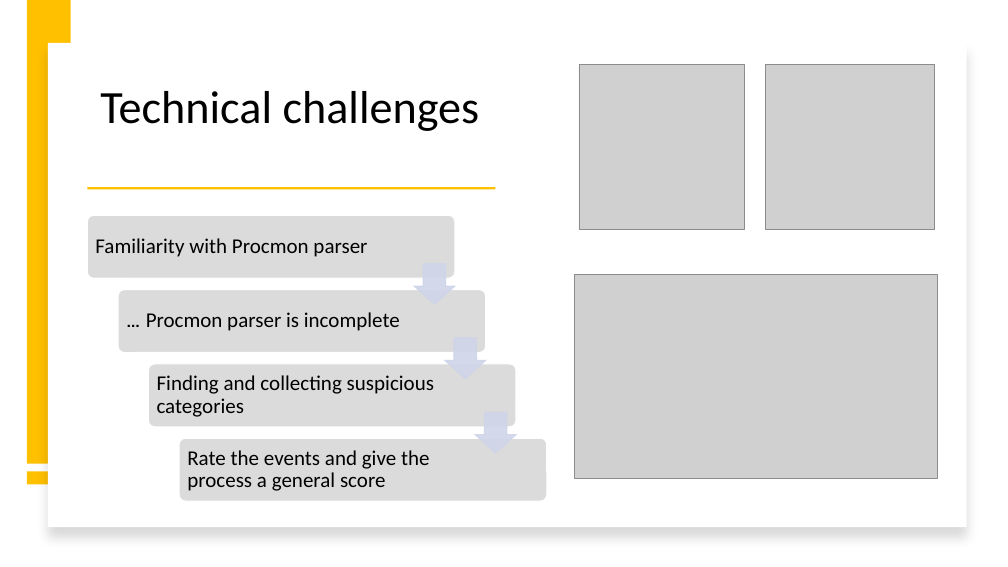
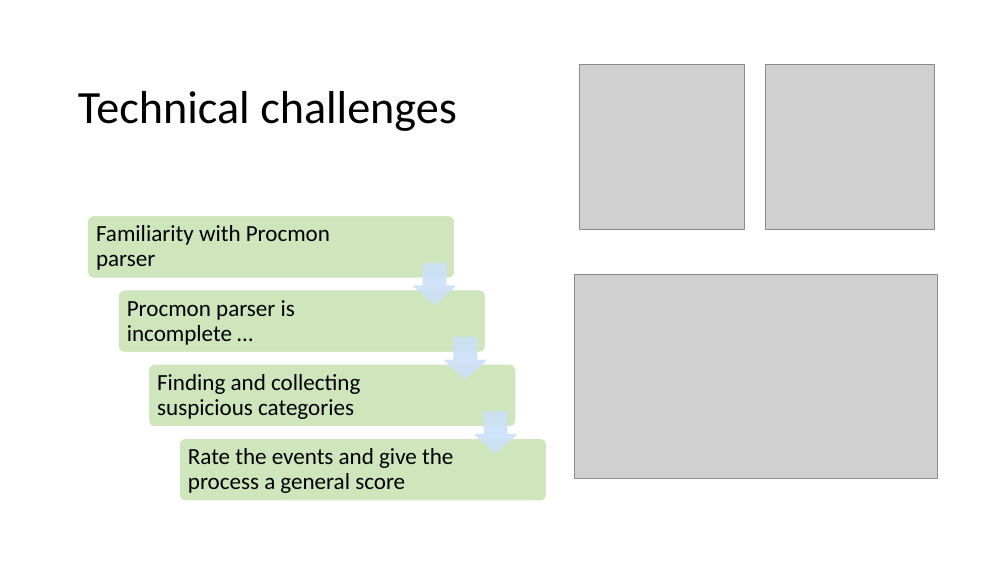
Before and after one commit to ychielt/project_CE, a slide deck: slide 3 of presentation.pptx. Drawn at 1008x567 pixels with LibreOffice and Linux fonts; fonts in the diff are those of the drawing; grey boxes stand for pictures; background and template pictures are left out. Boxes give left, top, right and bottom in pixels: in the first picture for what was removed or moved away, otherwise in the second. Text is boxed around its words. In the diff, an @@ line names an element or a change of style, - is before the commit and + after.

```diff
--- a/presentation.pptx
+++ b/presentation.pptx
@@ rectangle removed at (27, 0, 71, 464) @@
@@ rectangle removed at (48, 43, 966, 528) @@
@@ text "Technical challenges" at (78, 91, 457, 131): alignment right to left @@
@@ rectangle removed at (87, 188, 495, 190) @@
@@ fill #DBDBDB to #CFE6BC; outline #FFFFFF 1 pt to #FFFFFF 1.25 pt in 4 elements at (148, 364, 516, 426), (179, 439, 547, 501), (87, 216, 454, 278), (118, 290, 485, 352) @@
@@ fill #CFD5EA at 90% opacity to #CDE0F8 at 90% opacity; outline #CFD5EA 1 pt to #CDE0F8 1.25 pt in 3 elements at (414, 264, 455, 305), (445, 338, 485, 379), (476, 412, 516, 453) @@
@@ size 20 to 22 pt in 4 elements at (96, 225, 330, 270), (127, 300, 295, 345), (157, 374, 360, 419), (188, 448, 453, 493) @@
@@ rectangle removed at (27, 471, 71, 484) @@
```
Also in this commit, not shown: 4 other slides changed, 2 slides added, 1 slide removed.
